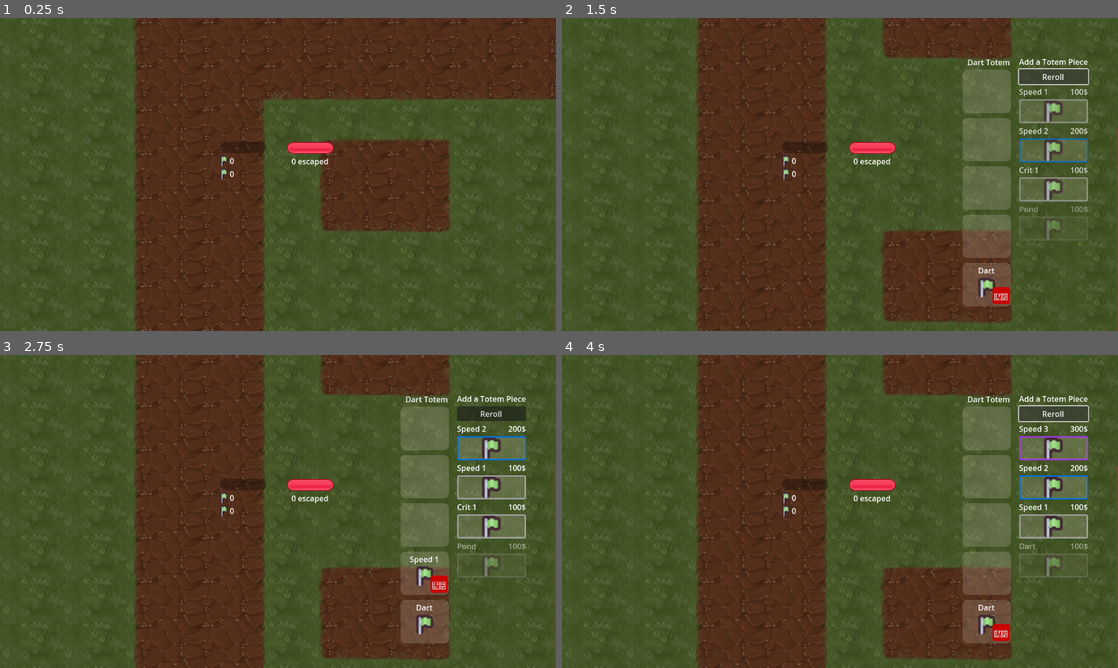
Above: before the commit, frames 1-4 (two rows, left to right).
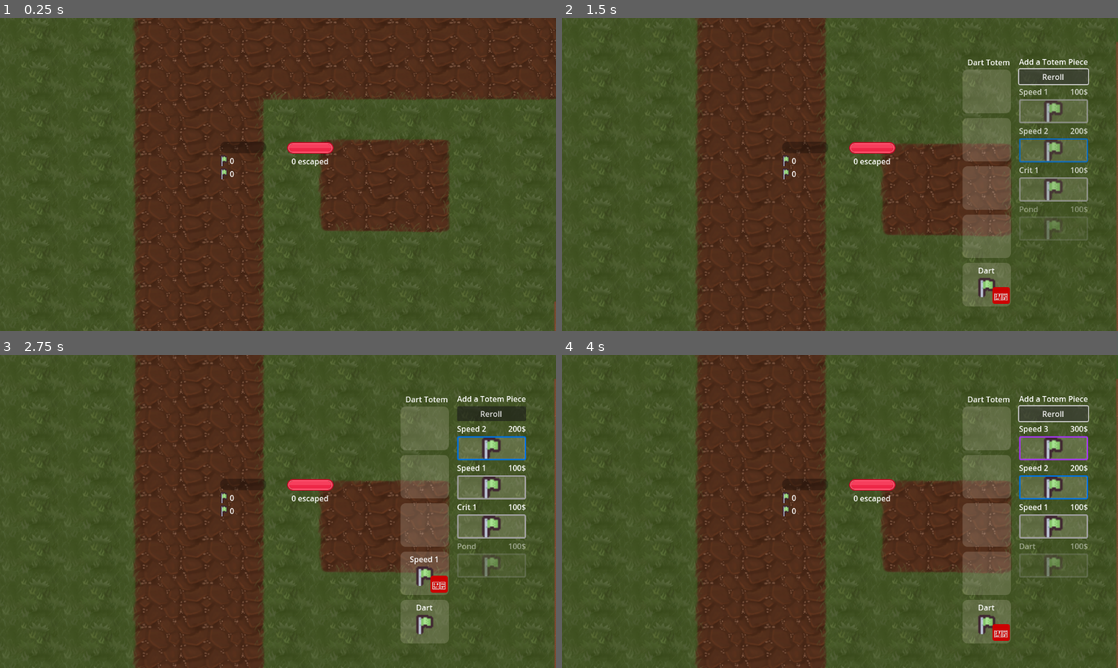
Above: after the commit, the same moments.

Repository: Jelleas/gmtk-2025
Game: Godot game, scene res://main_level.tscn
Same seed, same stepped clock (60 frames per second), same inputs: the game is played once before the commit and once after it.
Inputs (mouse positions are in pixels of both pictures, inside the frame that each line leads up to):
- Up to frame 1 (0.25 s): no input
- Up to frame 2 (1.5 s): tap Enter at 0.5 s; move the mouse to (962, 158) at 0.52 s; hold Down (camera_move_down) 0.53-1.25 s; click (962, 158) at 0.67 s; click "Reroll" at 1.25 s
- Up to frame 3 (2.75 s): click (489, 448) at 2.02 s
- Up to frame 4 (4 s): click "🗑️" at 2.75 s; click "Reroll" at 3.5 s

The runs differ from the first frame. In frame 1, 0.3% of the frame differs, in the area x 25-100%, y 0-100%; in frame 2, 16%, in the area x 3-100%, y 0-100%; in frame 3, 15%; in frame 4, 16%.

Commit message:
increase zoom possibilities

Diff:
--- a/camera_2d.gd
+++ b/camera_2d.gd
@@ -1,8 +1,8 @@
 extends Camera2D
 
-@export var move_speed := 500.0
+@export var move_speed := 750.0
 @export var mouse_zoom_speed := 0.1
-@export var min_zoom_value := 0.5
+@export var min_zoom_value := 0.3
 @export var max_zoom_value := 3
 
 func _process(delta):
--- a/main_level.tscn
+++ b/main_level.tscn
@@ -91,7 +91,7 @@
 tile_set = ExtResource("2_s8c5p")
 
 [node name="Camera2D" type="Camera2D" parent="."]
-position = Vector2(353, 295)
+position = Vector2(354, 295)
 script = ExtResource("4_05as6")
 
 [node name="ResourcePath" type="Path2D" parent="."]
